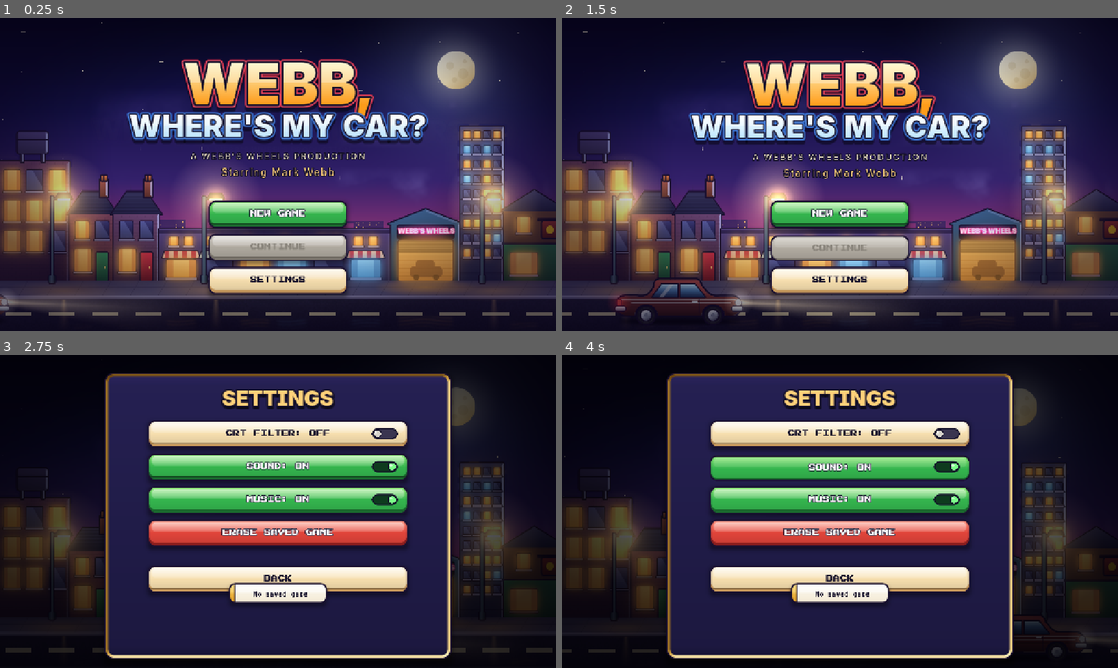
Above: before the commit, frames 1-4 (two rows, left to right).
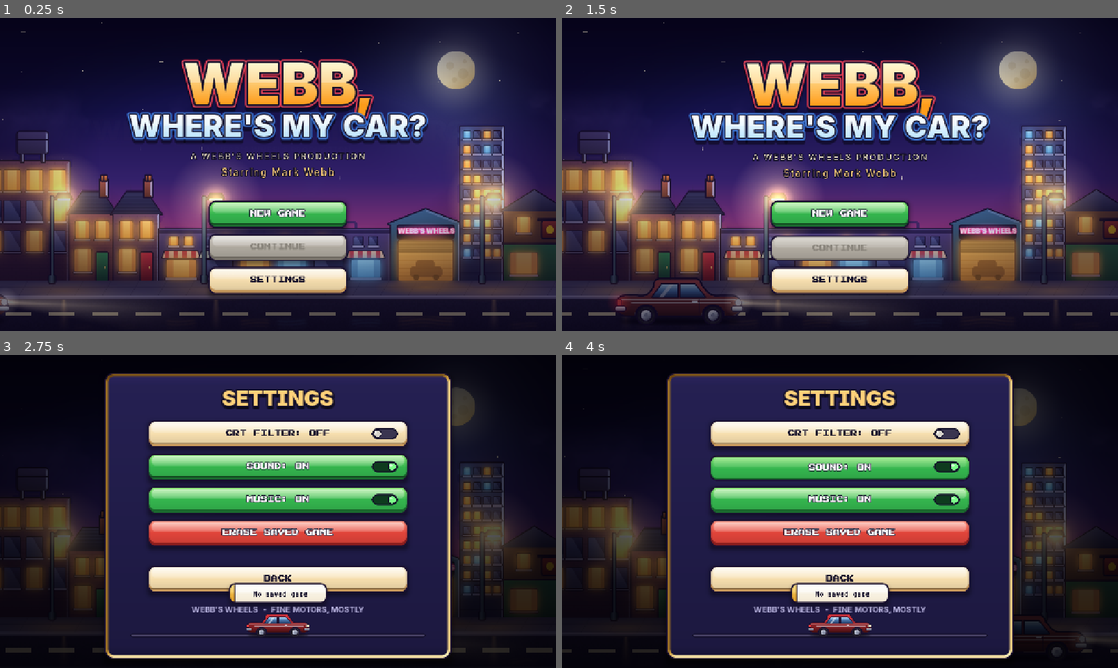
Above: after the commit, the same moments.

Repository: leeslangley/Webbwheresmycar
Game: Godot game, scene res://scenes/main.tscn
Same seed, same stepped clock (60 frames per second), same inputs: the game is played once before the commit and once after it.
Inputs (mouse positions are in pixels of both pictures, inside the frame that each line leads up to):
- Up to frame 1 (0.25 s): no input
- Up to frame 2 (1.5 s): tap Enter at 0.5 s; drag from (840, 215) to (895, 105) at 0.52 s; drag from (840, 246) to (812, 237) at 1.27 s
- Up to frame 3 (2.75 s): move the mouse to (278, 617) at 2.02 s; hold Right from 2.03 s (still down); tap F at 2.1 s; click (278, 617) at 2.17 s
- Up to frame 4 (4 s): release Right at 2.75 s; drag from (840, 433) to (673, 464) at 2.77 s; drag from (840, 467) to (867, 511) at 3.52 s

The runs differ from the first frame. In frame 1, 6.1% of the frame differs, in the area x 0-91%, y 7-90%; in frame 2, 6.8%, in the area x 0-91%, y 7-95%; in frame 3, 2.5%; in frame 4, 2.5%.

Commit message:
art/ui: wide-phone painted town (1680 px), HUD three-quarter portrait, settings footer, endgame stamp
Co-Authored-By: Claude Opus 5.5 <noreply@anthropic.com>

Diff:
--- a/godot/scenes/endgame.gd
+++ b/godot/scenes/endgame.gd
@@ -206,8 +206,9 @@
 			sp.name = art[0]
 			sp.texture = UiSkin.tex(art[1])
 			sp.centered = false
+			sp.position = Vector2(-200, 0)
 			bg.add_child(sp)
-	add_box(bg, "Dim", Rect2(0, 0, 1280, 720), Color(0.04, 0.02, 0.1, 0.42))
+	add_box(bg, "Dim", Rect2(-200, 0, 1680, 720), Color(0.04, 0.02, 0.1, 0.42))
 	var rays := UiPainter.make("Rays", _draw_rays)
 	rays.position = Vector2(640, 110)
 	bg.add_child(rays)
--- a/godot/scenes/loading.gd
+++ b/godot/scenes/loading.gd
@@ -122,11 +122,13 @@
 		sp.name = "SkyArt"
 		sp.texture = art
 		sp.centered = false
+		sp.position = Vector2(-200, 0)
 		sp.texture_filter = CanvasItem.TEXTURE_FILTER_LINEAR
 		placeholder("Background").add_child(sp)
 		var shade := ColorRect.new()
 		shade.name = "Shade"
-		shade.size = Vector2(1280, 720)
+		shade.position = Vector2(-200, 0)
+		shade.size = Vector2(1680, 720)
 		shade.color = Color(0.03, 0.02, 0.1, 0.35)
 		placeholder("Background").add_child(shade)
 
--- a/godot/scenes/settings.gd
+++ b/godot/scenes/settings.gd
@@ -50,7 +50,33 @@
 	add_button(&"erase", R_ERASE, "", "normal")
 	add_button(&"back", R_BACK, "BACK", "normal")
 	get_node("Hotspots").add_child(UiPainter.make("Switches", _draw_switches))
+	_build_footer(u)
 	refresh()
+
+
+# The foot of the panel: the little classic car parked on a strip of kerb, and the credit line.
+func _build_footer(u: Control) -> void:
+	if UiSkin.tex("title_car_paint") == null:
+		return
+	var foot := Node2D.new()
+	foot.name = "Footer"
+	foot.texture_filter = CanvasItem.TEXTURE_FILTER_LINEAR
+	u.add_child(foot)
+	foot.add_child(UiPainter.make("Kerb", func(on: CanvasItem) -> void:
+		UiSkin.rrect(on, Rect2(300, 640, 680, 10), Color("4A4468"), 5, UiTheme.INK, 3)))
+	var k := 0.5
+	for part in [["Paint", "title_car_paint"], ["Detail", "title_car_detail"]]:
+		var sp := Sprite2D.new()
+		sp.name = part[0]
+		sp.texture = UiSkin.tex(part[1])
+		sp.centered = false
+		sp.scale = Vector2(k, k)
+		sp.position = Vector2(640.0 - 150.0 * k, 646.0 - 112.0 * k)
+		if part[0] == "Paint":
+			sp.modulate = Color("D8323A")
+		foot.add_child(sp)
+	var credit := RoomBase.add_label(u, "Credit", "WEBB'S WHEELS  -  FINE MOTORS, MOSTLY", Vector2(240, 574), 18, Color("B9B4E0"), 800.0, true)
+	credit.add_theme_font_override("font", UiSkin.display_font(700))
 
 
 # A little sliding switch at the right end of each toggle row (knob right and lit when ON).
--- a/godot/scenes/title.gd
+++ b/godot/scenes/title.gd
@@ -22,6 +22,8 @@
 const LAMP_Y := 418.0
 const CAR_ART_OFFSET := Vector2(-50, -9)
 const SUB_Y := 304.0
+# The baked town is 200 px wider than the stage on each side, for wide phones.
+const ART_PAD := 200.0
 const STAR_Y := 340.0
 
 var _t := 0.0
@@ -49,7 +51,7 @@
 	sky.polygon = PackedVector2Array([Vector2(0, 0), Vector2(1280, 0), Vector2(1280, 640), Vector2(0, 640)])
 	sky.vertex_colors = PackedColorArray([Color("14102A"), Color("14102A"), Color("352879"), Color("352879")])
 	bg.add_child(sky)
-	_add_sprite(bg, "SkyArt", "title_sky", Vector2.ZERO)
+	_add_sprite(bg, "SkyArt", "title_sky", Vector2(-ART_PAD, 0))
 	var stars := Node2D.new()
 	stars.name = "Stars"
 	bg.add_child(stars)
@@ -64,7 +66,7 @@
 			sparkle.color = Color(1, 0.96, 0.85, 0.8)
 			star.add_child(sparkle)
 	RoomBase.add_box(bg, "Road", Rect2(0, 648, 1280, 72), Color("151226"))
-	_add_sprite(bg, "TownArt", "title_town", Vector2.ZERO)
+	_add_sprite(bg, "TownArt", "title_town", Vector2(-ART_PAD, 0))
 	var dashes := Node2D.new()
 	dashes.name = "Dashes"
 	bg.add_child(dashes)
@@ -171,14 +173,15 @@
 	gt.gradient = g
 	gt.fill = GradientTexture2D.FILL_RADIAL
 	gt.fill_from = Vector2(0.5, 0.45)
-	gt.fill_to = Vector2(1.05, 0.45)
+	gt.fill_to = Vector2(0.95, 0.45)
 	gt.width = 256
 	gt.height = 144
 	var v := Sprite2D.new()
 	v.name = "Vignette"
 	v.texture = gt
 	v.centered = false
-	v.scale = Vector2(1280.0 / 256.0, 720.0 / 144.0)
+	v.position = Vector2(-ART_PAD, 0)
+	v.scale = Vector2((1280.0 + 2.0 * ART_PAD) / 256.0, 720.0 / 144.0)
 	v.texture_filter = CanvasItem.TEXTURE_FILTER_LINEAR
 	placeholder("Front").add_child(v)
 
--- a/godot/ui/hud.gd
+++ b/godot/ui/hud.gd
@@ -43,6 +43,8 @@
 
 	var portrait := CarPortrait.new()
 	portrait.name = "Portrait"
+	# The wide HUD slot suits a three-quarter view of the car (the default front view is for square slots).
+	portrait.view_name = "three_quarter"
 	portrait.position = Vector2(324, 8)
 	portrait.size = Vector2(300, 114)
 	add_child(portrait)
Binary file changed: godot/art/ui/title_sky.png
Binary file changed: godot/art/ui/title_town.png
Not shown, changed: tools/art/ui_bake.py
